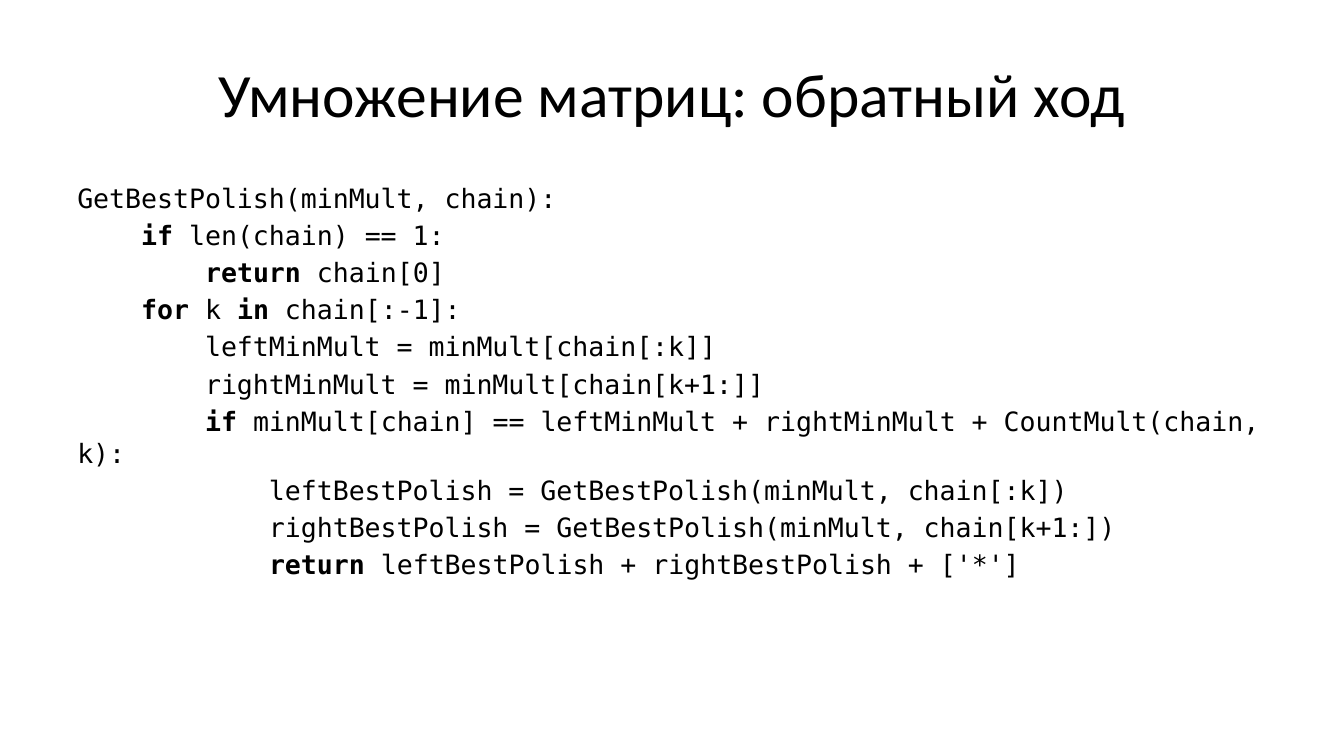
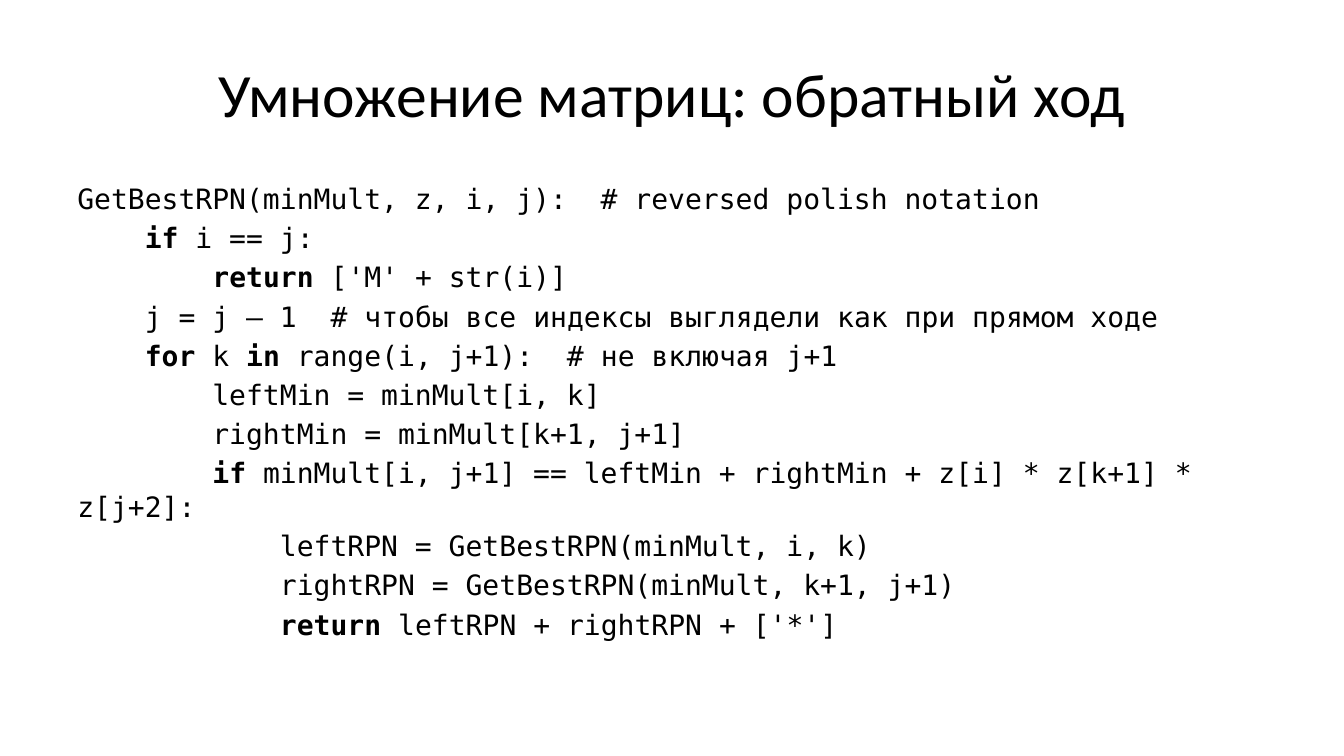
Before and after one commit to Evgueni-Petrov-aka-espetrov/Algorithms-and-Programming-in-C-pptx, a slide deck: slide 135 of 21 Динамическое программирование.pptx (slide 43 before the commit). Drawn at 1344x756 pixels with LibreOffice and Linux fonts; fonts in the diff are those of the drawing. Boxes give left, top, right and bottom in pixels: in the first picture for what was removed or moved away, otherwise in the second. Text is boxed around its words. In the diff, an @@ line names an element or a change of style, - is before the commit and + after.

Commit message:
исправил умножение матриц и добавил прямой и обраный ход; добавил связь с поиском с возвратом; разбил на слои

```diff
--- a/21 Динамическое программирование.pptx
+++ b/21 Динамическое программирование.pptx
@@ text at (x1=77, y1=187, x2=1158, y2=641): text changed; size 19 to 20 pt @@
-GetBestPolish(minMult, chain):
-if len(chain) == 1:
-return chain[0]
-for k in chain[:-1]:
-leftMinMult = minMult[chain[:k]]
-rightMinMult = minMult[chain[k+1:]]
-if minMult[chain] == leftMinMult + rightMinMult + CountMult(chain, k):
-leftBestPolish = GetBestPolish(minMult, chain[:k])
-rightBestPolish = GetBestPolish(minMult, chain[k+1:])
-return leftBestPolish + rightBestPolish + ['*']
+GetBestRPN(minMult, z, i, j): # reversed polish notation
+if i == j:
+return ['M' + str(i)]
+j = j – 1 # чтобы все индексы выглядели как при прямом ходе
+for k in range(i, j+1): # не включая j+1
+leftMin = minMult[i, k]
+rightMin = minMult[k+1, j+1]
+if minMult[i, j+1] == leftMin + rightMin + z[i] * z[k+1] * z[j+2]:
+leftRPN = GetBestRPN(minMult, i, k)
+rightRPN = GetBestRPN(minMult, k+1, j+1)
+return leftRPN + rightRPN + ['*']
```
Also in this commit, not shown: 16 other slides changed, 105 slides added, 1 slide removed.
